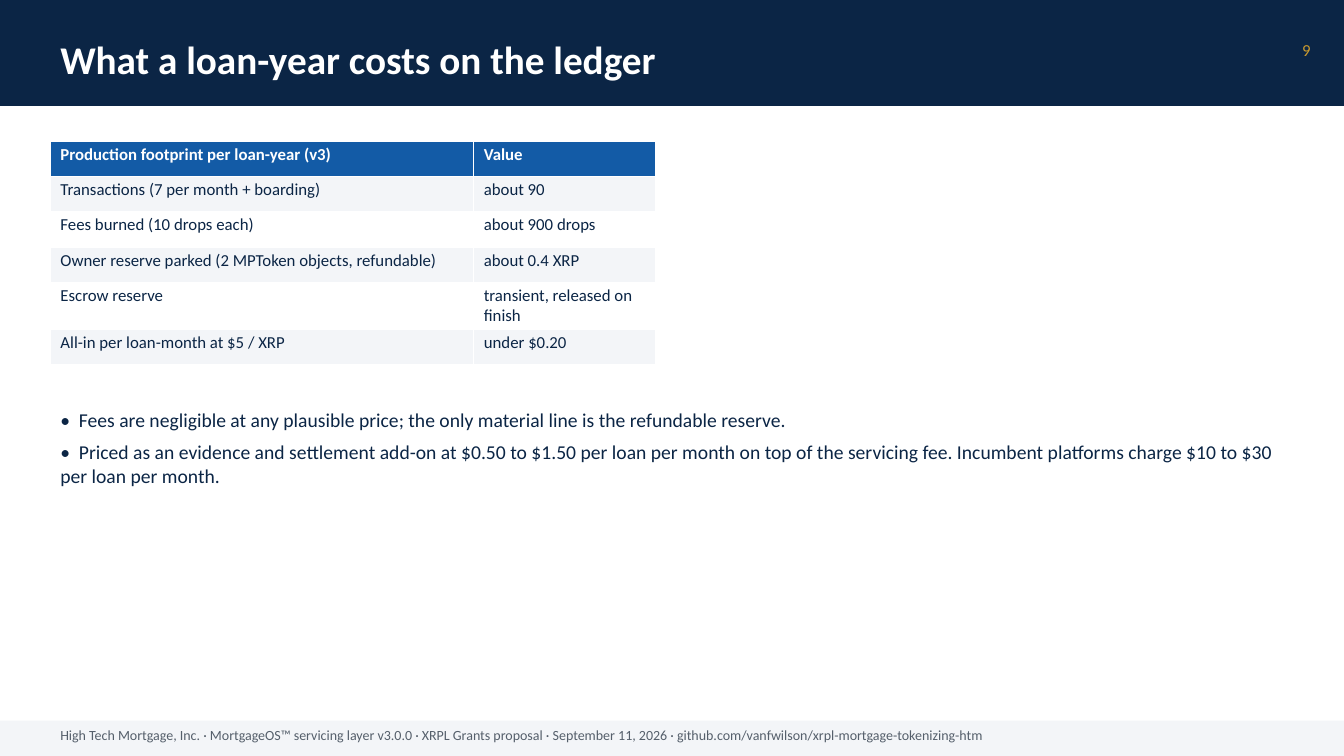
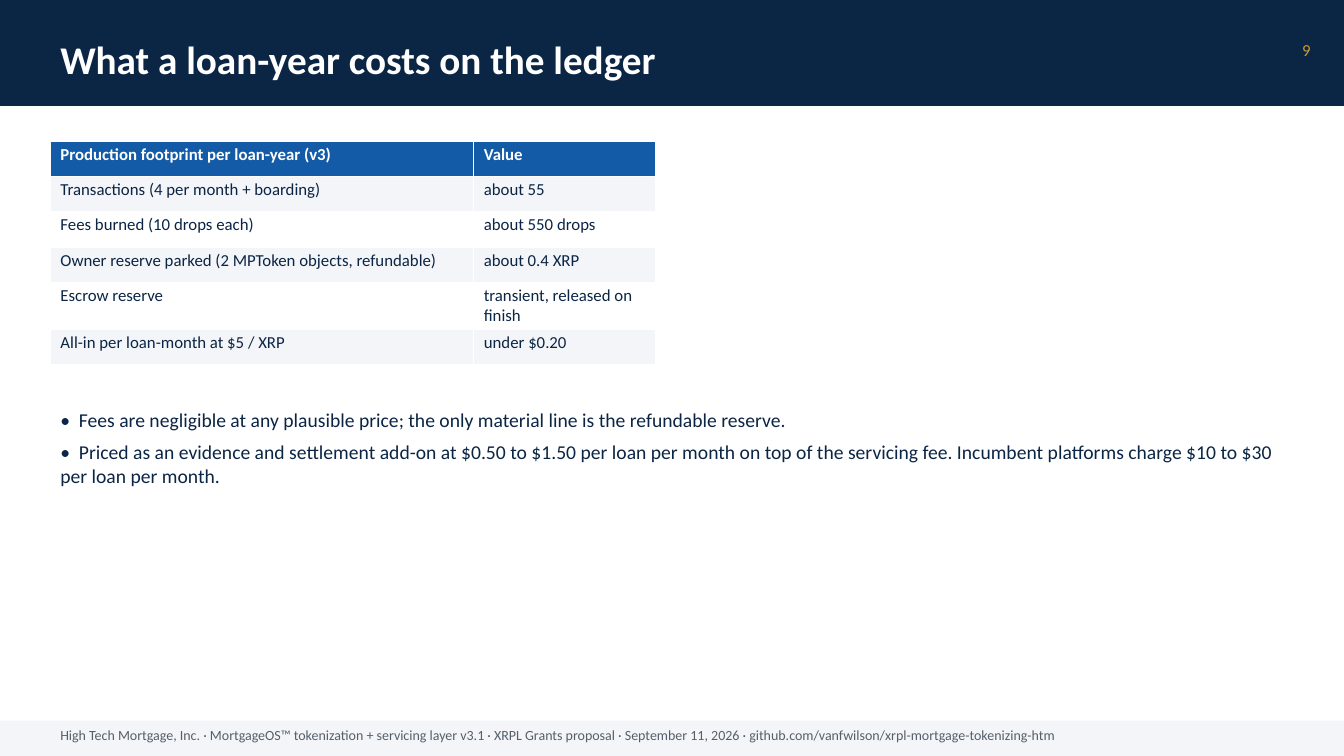
Before and after one commit to vanfwilson/xrpl-mortgage-tokenizing-htm, a slide deck: slide 9 of docs/grant-deck-2026-09-11.pptx. Drawn at 1344x756 pixels with LibreOffice and Linux fonts; fonts in the diff are those of the drawing. Boxes give left, top, right and bottom in pixels: in the first picture for what was removed or moved away, otherwise in the second. Text is boxed around its words. In the diff, an @@ line names an element or a change of style, - is before the commit and + after.

```diff
--- a/docs/grant-deck-2026-09-11.pptx
+++ b/docs/grant-deck-2026-09-11.pptx
@@ table at [50,141,655,355] @@
-row 2, column 1: Transactions (7 per month + boarding)
+row 2, column 1: Transactions (4 per month + boarding)
-row 2, column 2: about 90
+row 2, column 2: about 55
-row 3, column 2: about 900 drops
+row 3, column 2: about 550 drops
@@ text at [60,730,1054,743]: text changed @@
-High Tech Mortgage, Inc. · MortgageOS™ servicing layer v3.0.0 · XRPL Grants proposal · September 11, 2026 · github.com/vanfwilson/xrpl-mortgage-tokenizing-htm
+High Tech Mortgage, Inc. · MortgageOS™ tokenization + servicing layer v3.1 · XRPL Grants proposal · September 11, 2026 · github.com/vanfwilson/xrpl-mortgage-tokenizing-htm
```
Also in this commit, not shown: 14 other slides changed, 18 other files.
